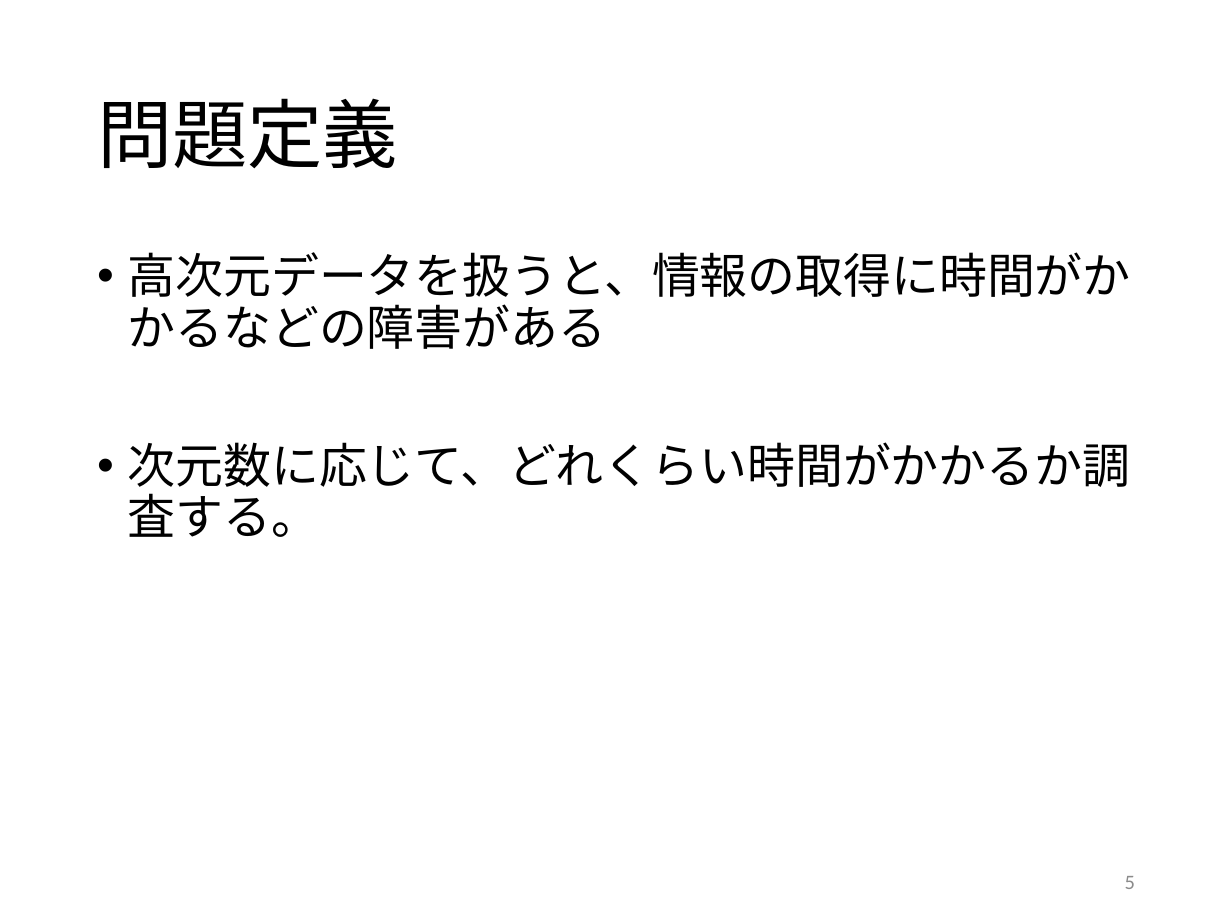
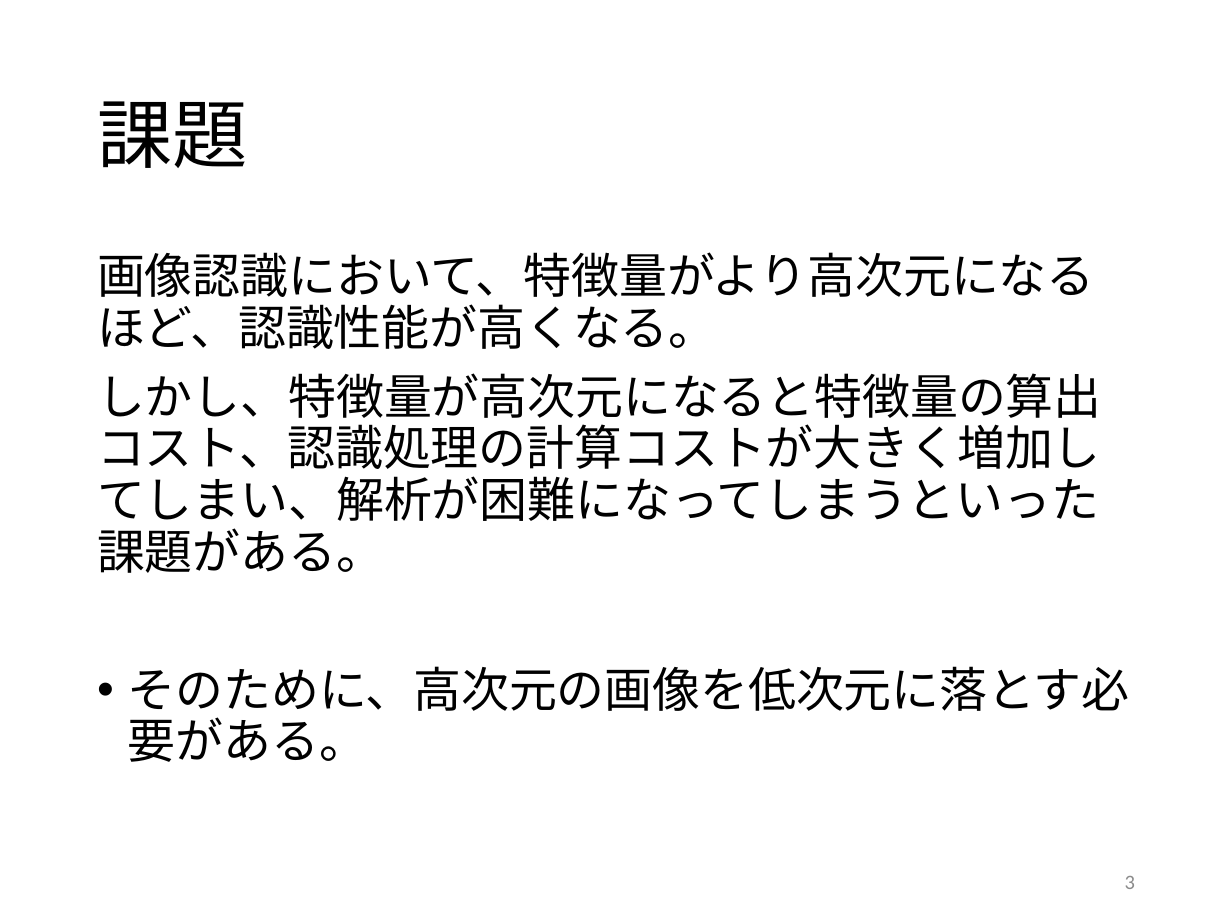
Before and after one commit to kait-takanolab/1821005-yoshioka-thesis, a slide deck: slide 3 of 1821005_yoshioka_sotuken.pptx (slide 5 before the commit). Drawn at 1232x924 pixels with LibreOffice and Linux fonts; fonts in the diff are those of the drawing. Boxes give left, top, right and bottom in pixels: in the first picture for what was removed or moved away, otherwise in the second. Text is boxed around its words. In the diff, an @@ line names an element or a change of style, - is before the commit and + after.

```diff
--- a/1821005_yoshioka_sotuken.pptx
+++ b/1821005_yoshioka_sotuken.pptx
@@ title at (97,101,248,168): text changed @@
-問題定義
+課題
@@ text at (97,252,1130,762): text changed @@
-• 高次元データを扱うと、情報の取得に時間がかかるなどの障害がある
-• 次元数に応じて、どれくらい時間がかかるか調査する。
+画像認識において、特徴量がより高次元になるほど、認識性能が高くなる。
+しかし、特徴量が高次元になると特徴量の算出コスト、認識処理の計算コストが大きく増加してしまい、解析が困難になってしまうといった課題がある。
+• そのために、高次元の画像を低次元に落とす必要がある。
@@ page number at (1125,876,1135,889): text changed @@
-5
+3
```
Also in this commit, not shown: 3 other slides changed, 2 slides added, 2 slides removed.
